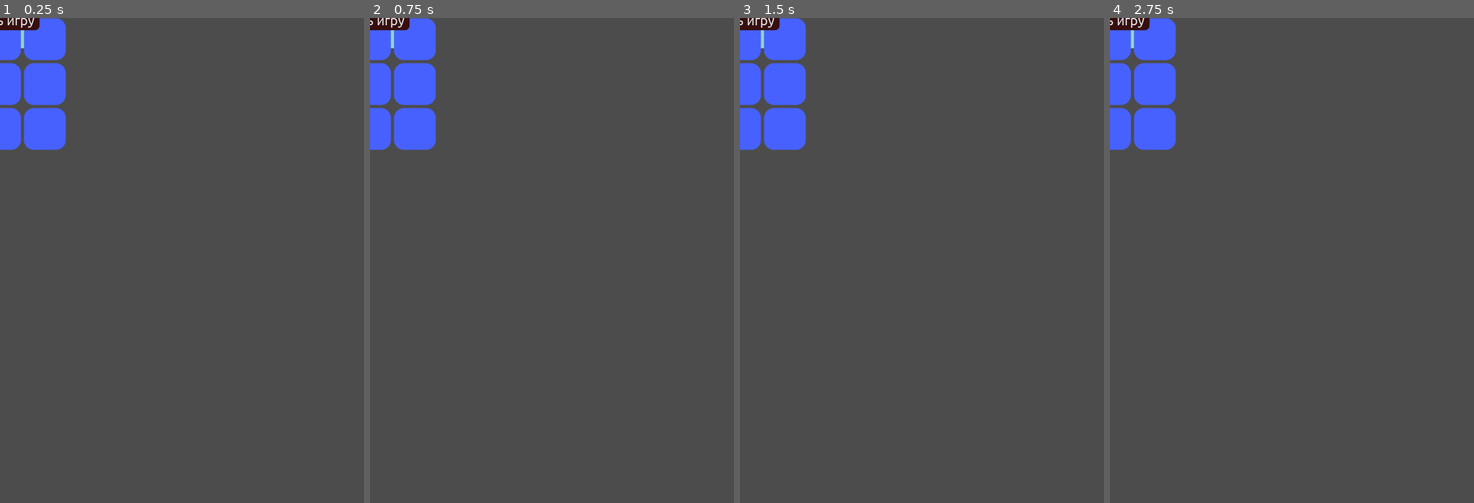
Above: before the commit, frames 1-4 (left to right).
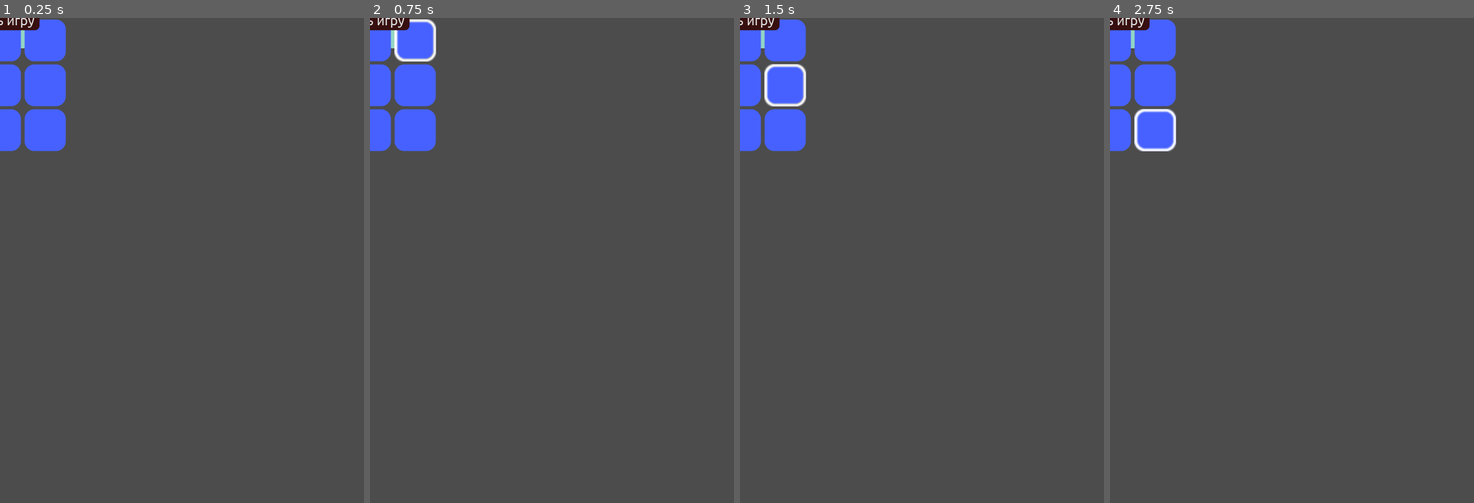
Above: after the commit, the same moments.

Repository: Medex81/criss_cross
Game: Godot game, scene res://ColorRect.tscn
The game is run twice, just before and just after one commit, with the same random seed, the same clock (stepped at 60 frames per second) and the same inputs. This scene is started directly instead of the project's main scene.
Inputs (mouse positions are in pixels of both pictures, inside the frame that each line leads up to):
- Up to frame 1 (0.25 s): no input
- Up to frame 2 (0.75 s): tap Enter at 0.5 s; move the mouse to (413, 37) at 0.52 s; click (413, 37) at 0.67 s
- Up to frame 3 (1.5 s): tap Space at 1.25 s; move the mouse to (783, 85) at 1.27 s; click (783, 85) at 1.42 s
- Up to frame 4 (2.75 s): tap Enter at 2 s; move the mouse to (1153, 129) at 2.02 s; click (1153, 129) at 2.17 s

The runs differ from the first frame. In frame 1, 0.4% of the frame differs, in the area x 0-19%, y 0-28%; in frame 2, 0.6%; in frame 3, 0.6%; in frame 4, 0.6%.

Commit message:
Добавлены - подсветка ячейки при проходе мышки, анимация нажатия кнопки, подсветка выигравшей комбинации ячеек.

Diff:
--- a/Cell.gd
+++ b/Cell.gd
@@ -7,6 +7,7 @@
 
 # Числовой идетнификатор объекта.
 var id = 0
+var bForceFrame = false
 
 # Идентификаторы состояний объекта
 enum { NONE, CRIST, ZERO}
@@ -43,3 +44,16 @@
 func _gui_input(event):
 	if event is InputEventMouseButton and event.is_pressed():
 		emit_signal( "clicked", id )
+		$AnimationPlayer.play("cell_click")
+
+func _on_Control_mouse_entered():
+	if !bForceFrame:
+		$NinePatchRectSel.visible = true
+
+func _on_Control_mouse_exited():
+	if !bForceFrame:
+		$NinePatchRectSel.visible = false
+
+func setForceFrame(frameState):
+	bForceFrame = frameState
+	$NinePatchRectSel.visible = bForceFrame
--- a/Control.tscn
+++ b/Control.tscn
@@ -1,7 +1,8 @@
-[gd_scene load_steps=5 format=2]
+[gd_scene load_steps=8 format=2]
 
 [ext_resource path="res://Cell.gd" type="Script" id=1]
 [ext_resource path="res://Assets/blue_round_rect.png" type="Texture" id=2]
+[ext_resource path="res://Assets/white_round_rect.png" type="Texture" id=3]
 
 [sub_resource type="DynamicFontData" id=1]
 font_path = "res://Assets/17321.ttf"
@@ -9,6 +10,25 @@
 [sub_resource type="DynamicFont" id=2]
 size = 44
 font_data = SubResource( 1 )
+
+[sub_resource type="Animation" id=3]
+resource_name = "cell_click"
+length = 0.4
+tracks/0/type = "value"
+tracks/0/path = NodePath("NinePatchRect:rect_scale")
+tracks/0/interp = 1
+tracks/0/loop_wrap = true
+tracks/0/imported = false
+tracks/0/enabled = true
+tracks/0/keys = {
+"times": PoolRealArray( 0, 0.2, 0.4 ),
+"transitions": PoolRealArray( 1, 1, 1 ),
+"update": 0,
+"values": [ Vector2( 1, 1 ), Vector2( 0.7, 0.7 ), Vector2( 1, 1 ) ]
+}
+
+[sub_resource type="Animation" id=4]
+resource_name = "cell_win"
 
 [node name="Control" type="Control"]
 anchor_right = 0.068
@@ -22,8 +42,23 @@
 [node name="NinePatchRect" type="NinePatchRect" parent="."]
 anchor_right = 1.0
 anchor_bottom = 1.0
+margin_left = 1.0
+margin_top = 2.0
+margin_bottom = 2.0
 rect_min_size = Vector2( 50, 50 )
+rect_pivot_offset = Vector2( 34.55, 34.27 )
 texture = ExtResource( 2 )
+
+[node name="NinePatchRectSel" type="NinePatchRect" parent="."]
+visible = false
+anchor_right = 1.0
+anchor_bottom = 1.0
+margin_left = 1.0
+margin_top = 2.0
+margin_bottom = 2.0
+rect_min_size = Vector2( 50, 50 )
+rect_pivot_offset = Vector2( 34.55, 34.27 )
+texture = ExtResource( 3 )
 
 [node name="Label" type="Label" parent="."]
 anchor_right = 1.0
@@ -37,3 +72,10 @@
 custom_fonts/font = SubResource( 2 )
 align = 1
 valign = 1
+
+[node name="AnimationPlayer" type="AnimationPlayer" parent="."]
+anims/cell_click = SubResource( 3 )
+anims/cell_win = SubResource( 4 )
+
+[connection signal="mouse_entered" from="." to="." method="_on_Control_mouse_entered"]
+[connection signal="mouse_exited" from="." to="." method="_on_Control_mouse_exited"]
--- a/GameScene.tscn
+++ b/GameScene.tscn
@@ -67,8 +67,8 @@
 curve = SubResource( 3 )
 
 [sub_resource type="Gradient" id=5]
-offsets = PoolRealArray( 0, 0.350282, 0.502825 )
-colors = PoolColorArray( 1, 1, 1, 0.0235294, 0.986328, 0.936828, 0.0115585, 1, 0.962891, 0.959467, 0.0865097, 0.514523 )
+offsets = PoolRealArray( 0, 0.0338983, 0.350282, 0.824859, 1 )
+colors = PoolColorArray( 1, 1, 1, 0.0235294, 0.964706, 0.960784, 0.0862745, 1, 0.986328, 0.936828, 0.0115585, 1, 0.978027, 0.96135, 0.0191021, 1, 0.974121, 0.970435, 0.0304413, 0.961383 )
 
 [sub_resource type="GradientTexture" id=6]
 gradient = SubResource( 5 )
--- a/GridContainer.gd
+++ b/GridContainer.gd
@@ -31,6 +31,10 @@
 			Global.ECMDType.READY:
 				for i in columns * columns:
 					get_child(i).setState(Global.EPlayers.NONE)
+					get_child(i).setForceFrame(false)
+			Global.ECMDType.FINAL:
+				for id in command.arr_idx:
+					get_child(id).setForceFrame(true)
 
 # Обработчик событий дочерних объектов (клик по объекту)
 func on_controlClicked(nId):
Binary file added: Assets/white_round_rect.png
Not shown, added: Assets/white_round_rect.png.import
